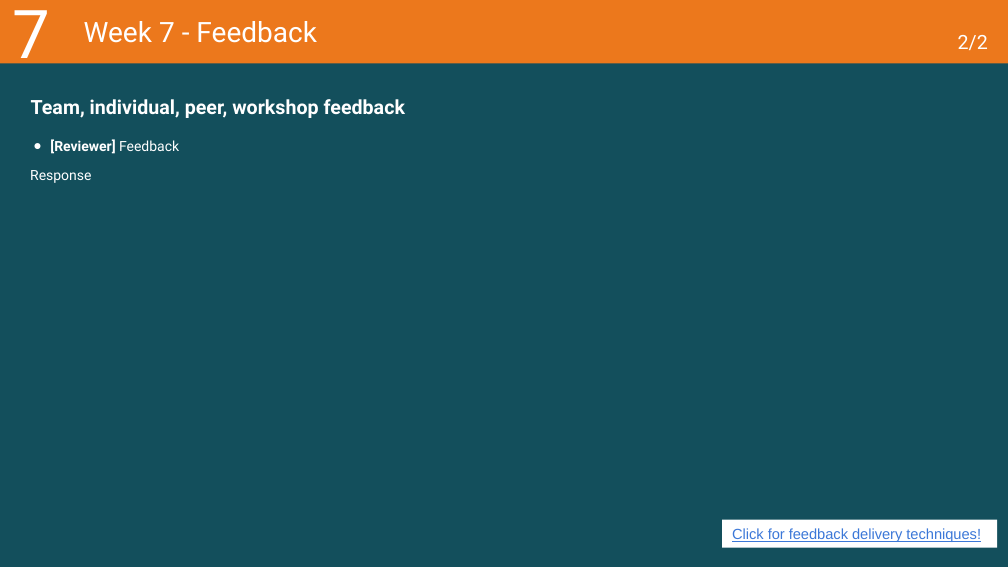
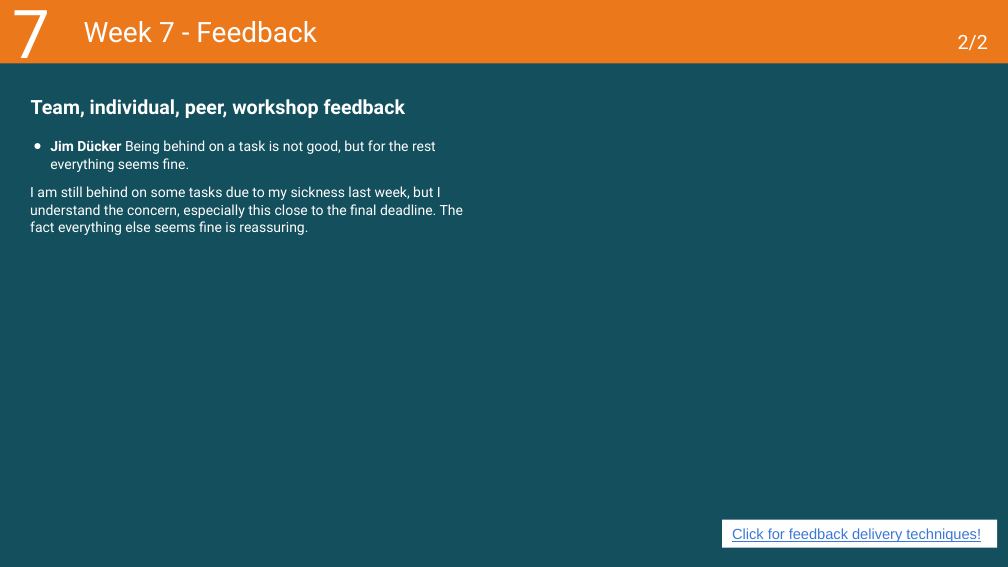
Before and after one commit to MaksBurchard240894/HFG7, a slide deck: slide 22 of Deliverables/Learning Log - Y1B-2024-25_ADSAI.pptx. Drawn at 1008x567 pixels with LibreOffice and Linux fonts; fonts in the diff are those of the drawing. Boxes give left, top, right and bottom in pixels: in the first picture for what was removed or moved away, otherwise in the second. Text is boxed around its words. In the diff, an @@ line names an element or a change of style, - is before the commit and + after.

```diff
--- a/Deliverables/Learning Log - Y1B-2024-25_ADSAI.pptx
+++ b/Deliverables/Learning Log - Y1B-2024-25_ADSAI.pptx
@@ text at (30, 140, 463, 235): text changed @@
-● [Reviewer] Feedback
-Response
+● Jim Dücker Being behind on a task is not good, but for the rest everything seems fine.
+I am still behind on some tasks due to my sickness last week, but I understand the concern, especially this close to the final deadline. The fact everything else seems fine is reassuring.
```
Also in this commit, not shown: 2 other slides changed, 3 other files.
